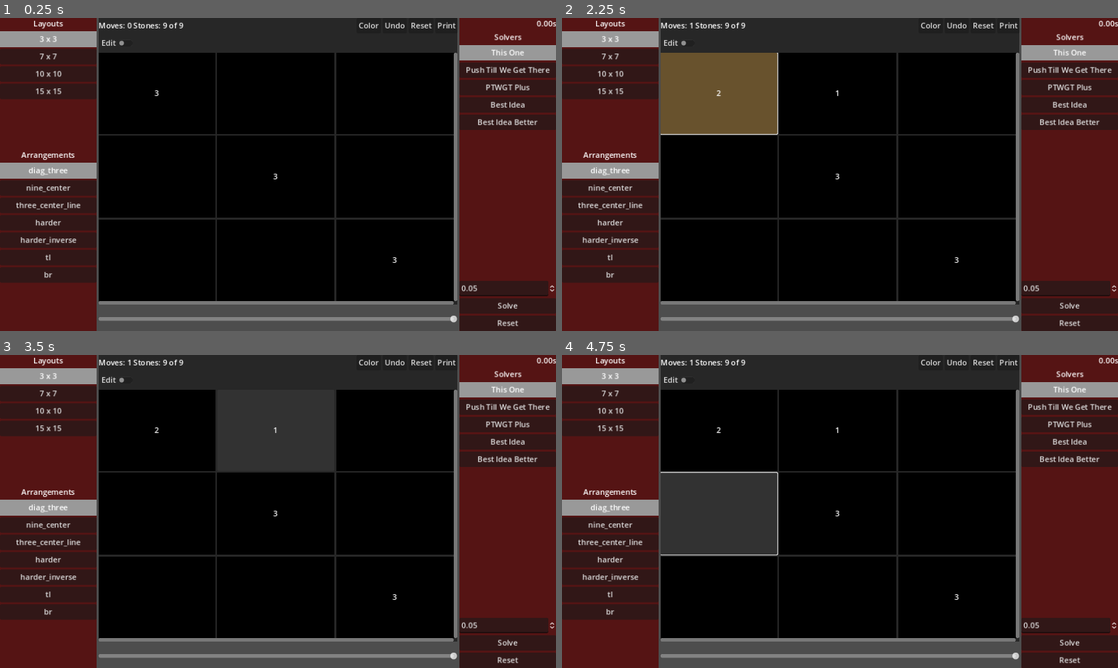
Above: before the commit, frames 1-4 (two rows, left to right).
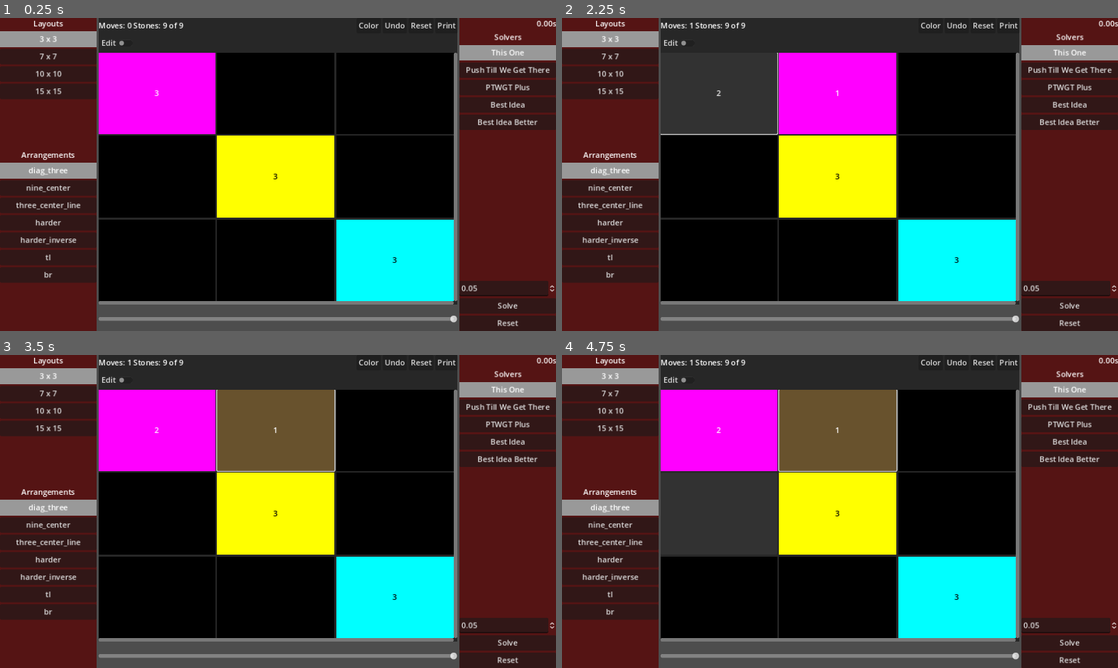
Above: after the commit, the same moments.

Repository: bitwes/StoneGridProblem
Game: Godot game, scene res://main.tscn
Two runs of this game, one before a commit and one after it. Both use one fixed random seed, a clock stepped at 60 frames per second and the inputs below.
Inputs (mouse positions are in pixels of both pictures, inside the frame that each line leads up to):
- Up to frame 1 (0.25 s): no input
- Up to frame 2 (2.25 s): click "3" at 0.5 s; click (840, 93) at 1.27 s; click "2" at 2 s
- Up to frame 3 (3.5 s): click "1" at 2.75 s
- Up to frame 4 (4.75 s): click (956, 430) at 3.52 s; click (717, 514) at 4.27 s

The runs differ from the first frame. In frame 1, 16% of the frame differs, in the area x 17-82%, y 11-91%; in frame 2, 22%; in frame 3, 22%; in frame 4, 22%.

Commit message:
whatever I did

Diff:
--- a/Main.gd
+++ b/Main.gd
@@ -34,6 +34,7 @@
 var _stone_grid : StoneGrid = null
 var _running = false
 var _start_time = 0.0
+var _player : StoneGridPlayer = StoneGridPlayer.new()
 
 
 var solver = Solvers.BestIdea.new() :
@@ -106,6 +107,7 @@
 	_make_populate_buttons(arrangements)
 	if(arrangements.keys().size() > 0):
 		_stone_grid.populate(arrangements[arrangements.keys()[0]])
+	_player.stone_grid = _stone_grid
 
 
 func _make_populate_buttons(arrangements):
@@ -121,7 +123,9 @@
 		btn.button_group = g
 		_ctrls.stone_arrangements.add_child(btn)
 
-		btn.pressed.connect(func():  _stone_grid.populate(arrangements[key]))
+		btn.pressed.connect(func():
+			_stone_grid.populate(arrangements[key])
+		)
 		if(first):
 			btn.button_pressed = true
 			btn.pressed.emit()
@@ -181,17 +185,21 @@
 func _on_solver_button_pressed(solver_class):
 	solver = solver_class.new()
 
+
 func _on_stop_pressed():
 	solver.stop()
+
 
 var _pause_object = null
 func _on_solver_paused(po):
 	_pause_object = po
 	_ctrls.resume.visible = true
 
+
 func _on_resume_pressed():
 	_ctrls.resume.visible = false
 	_emit_resume.call_deferred()
+
 
 func _emit_resume():
 	_pause_object.resume.emit()
--- a/project.godot
+++ b/project.godot
@@ -12,7 +12,7 @@
 
 config/name="StoneGrid"
 run/main_scene="res://main.tscn"
-config/features=PackedStringArray("4.2", "Forward Plus")
+config/features=PackedStringArray("4.3", "Forward Plus")
 config/icon="res://icon.svg"
 
 [display]
--- a/stone_button.gd
+++ b/stone_button.gd
@@ -179,8 +179,11 @@
 	_update_display()
 	stones_changed.emit()
 	_change_count += 1
+	if(_stones.size() == 0):
+		set_bg_color(default_bg_color)
 
 	return s
+
 
 func set_stone_count(x):
 	_stones.clear()
--- a/stone_button.tscn
+++ b/stone_button.tscn
@@ -2,12 +2,12 @@
 
 [ext_resource type="Script" path="res://stone_button.gd" id="1_77fbw"]
 
+[sub_resource type="StyleBoxFlat" id="StyleBoxFlat_mvq26"]
+bg_color = Color(0.407843, 0.321569, 0.176471, 1)
+
 [sub_resource type="StyleBoxFlat" id="StyleBoxFlat_kstmi"]
 resource_local_to_scene = true
 bg_color = Color(0.0823529, 0.0823529, 0.0823529, 1)
-
-[sub_resource type="StyleBoxFlat" id="StyleBoxFlat_mvq26"]
-bg_color = Color(0.407843, 0.321569, 0.176471, 1)
 
 [node name="StoneButton" type="Button"]
 anchors_preset = 15
--- a/stone_grid.gd
+++ b/stone_grid.gd
@@ -108,10 +108,10 @@
 
 var StoneButtonScene = load('res://stone_button.tscn')
 
-var _from : StoneButton = null
+
 var _stone_buttons = []
 var _last_layout = null
-var _manual_solver = Solvers.BaseSolver.new()
+
 
 var from_color = Color(1, 0, 0)
 var to_color = Color(0, 1, 0)
@@ -143,9 +143,13 @@
 	edit_plus = $Layout/Header2/EditButtons/Plus,
 }
 
+
+signal stone_pressed(which : StoneButton)
+signal stone_button_gui_input(which : StoneButton, event : InputEvent)
+
+
 func _ready():
 	_ctrls.edit_buttons.visible = false
-	_manual_solver._grid = self
 
 
 func _animate_move(from_btn : StoneButton, to_btn : StoneButton, duration : float):
@@ -215,21 +219,8 @@
 	if(which.edit_mode):
 		_update_count()
 	else:
-		if(_from == which):
-			return
-		elif(_from == null):
-			if(which.get_stone_count() == 0):
-				which.button_pressed = false
-			else:
-				_from = which
-		else:
-			_manual_solver.push_and_fill_until_there(_from.grid_pos, which)
-			# move_stone(_from.grid_pos, which.grid_pos)
-			_from.button_pressed = false
-			_from.release_focus()
-			which.button_pressed = false
-			which.release_focus()
-			_from = null
+		stone_pressed.emit(which)
+
 
 
 func _on_plus_pressed():
@@ -322,12 +313,14 @@
 		for j in range(s):
 			var b = StoneButtonScene.instantiate()
 			b.pressed.connect(_on_stone_button_pressed.bind(b))
+			b.gui_input.connect(func(event): stone_button_gui_input.emit(b, event))
 			b.grid_pos.x = i
 			b.grid_pos.y = j
 			b.custom_minimum_size = Vector2(20, 20)
 			r.add_child(b)
 			b.stones_changed.connect(_on_stones_changed)
 			_stone_buttons[i][j] = b
+
 
 func _populate_array(stones):
 	_last_layout = stones
@@ -352,6 +345,7 @@
 		_populate_array(stones)
 	elif(typeof(stones) == TYPE_DICTIONARY):
 		_populate_dictionary(stones)
+	color_starting_stones()
 
 
 func reload_layout():
--- /dev/null
+++ b/stone_grid_player.gd
@@ -0,0 +1,44 @@
+class_name StoneGridPlayer
+
+
+var _manual_solver = Solvers.BaseSolver.new()
+var _from : StoneButton = null
+
+
+var stone_grid : StoneGrid = null :
+	set(val):
+		stone_grid = val
+		_manual_solver._grid = stone_grid
+		val.stone_pressed.connect(_on_stone_button_pressed)
+		val.stone_button_gui_input.connect(_on_stone_button_gui_input)
+		_from = null
+
+
+func _init():
+	pass
+
+
+func _on_stone_button_gui_input(which : StoneButton, event : InputEvent):
+	pass
+
+
+func _on_stone_button_pressed(which : StoneButton):
+	if(_from == null):
+		_from = which
+	elif(_from == which and which.get_stone_count() > 1):
+		_from.button_pressed = false
+		_from = null
+	elif(_from != null and which.get_stone_count() == 0):
+		_manual_solver.push_and_fill_until_there(_from.grid_pos, which)
+		which.button_pressed = false
+		which.release_focus()
+		_from.grab_focus()
+		_from.button_pressed = true
+	elif(_from != which and which.get_stone_count() > 1):
+		_from.button_pressed = false
+		_from.release_focus()
+		_from = which
+		_from.grab_focus()
+	else:
+		which.button_pressed = false
+		which.release_focus()
Not shown: 1 places in stone_button.tscn that only renumber resources
